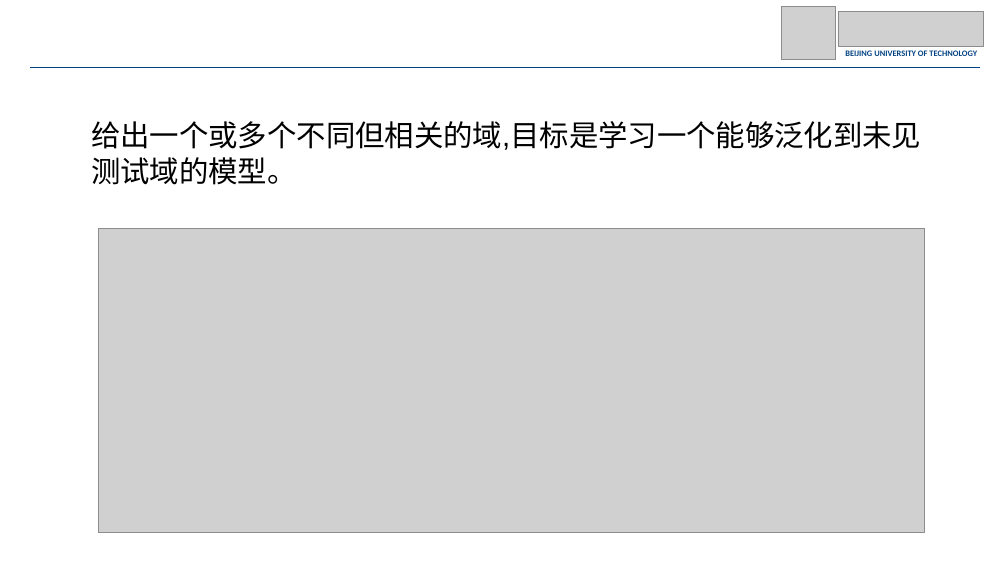
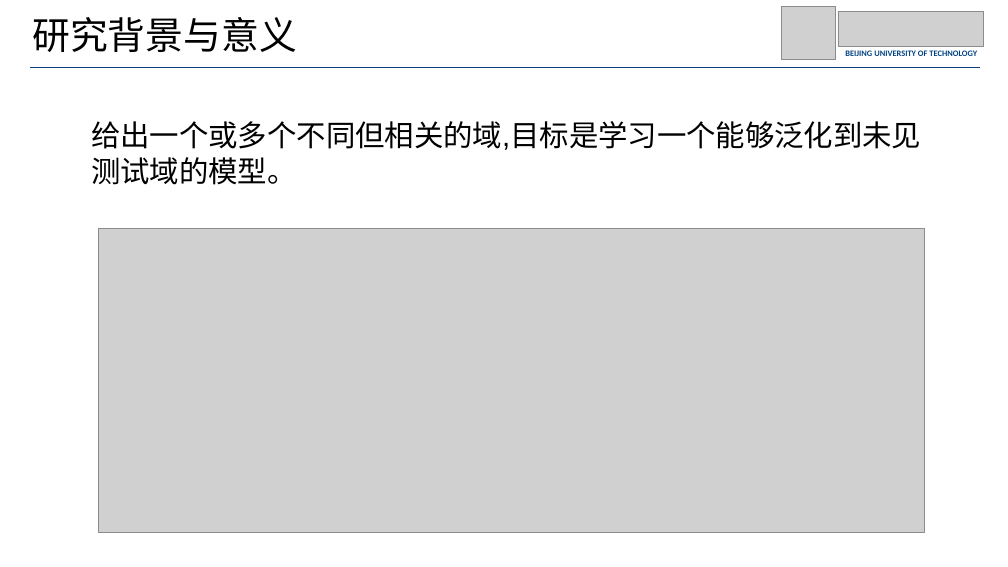
Before and after one commit to JohnnyM1ng/dissertation-proposal, a slide deck: slide 6 of 开题/开题_1210.pptx. Drawn at 1008x567 pixels with LibreOffice and Linux fonts; fonts in the diff are those of the drawing; grey boxes stand for pictures. Boxes give left, top, right and bottom in pixels: in the first picture for what was removed or moved away, otherwise in the second. Text is boxed around its words. In the diff, an @@ line names an element or a change of style, - is before the commit and + after.

```diff
--- a/开题/开题_1210.pptx
+++ b/开题/开题_1210.pptx
@@ text added at <box>32,17,297,52</box>, 36 pt, text #000000 @@
+研究背景与意义
```
Also in this commit, not shown: 13 other slides changed, 3 slides removed, 3 other files.
